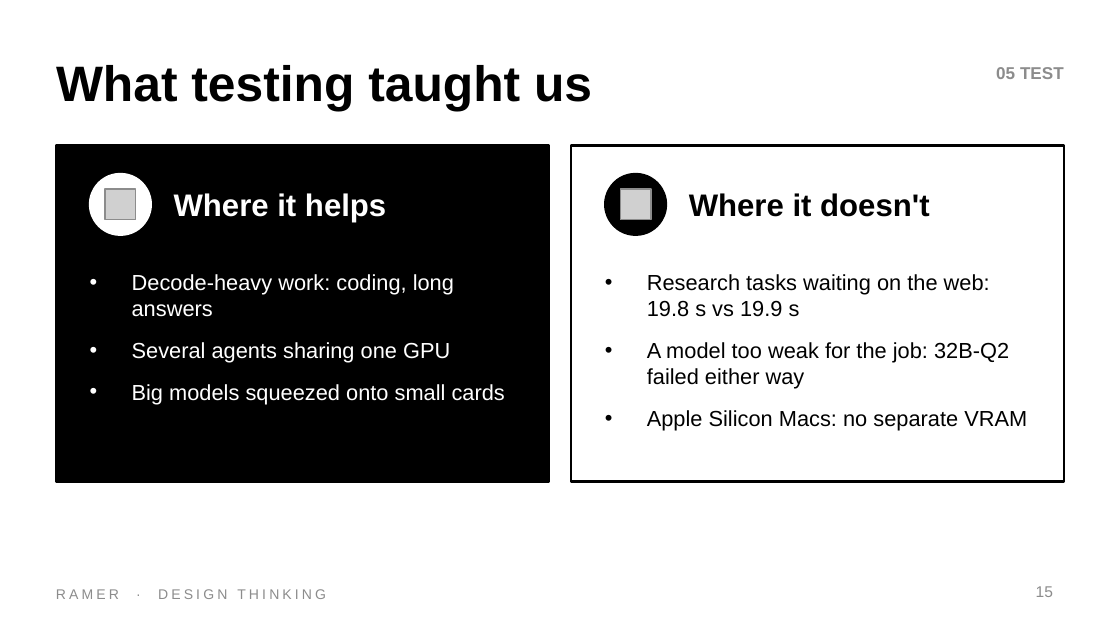
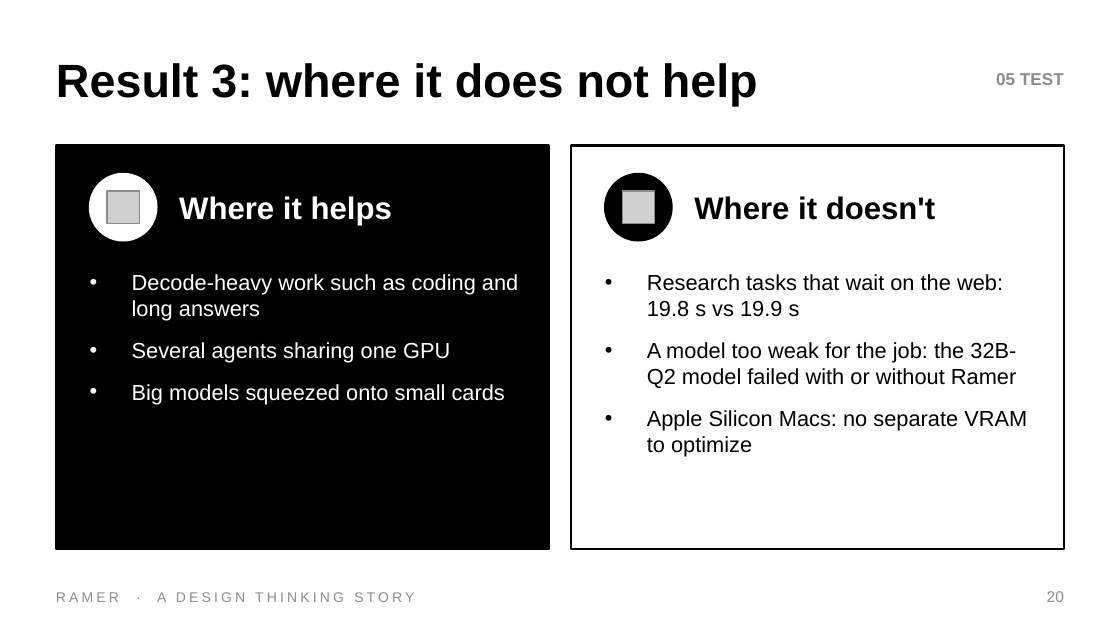
Before and after one commit to DrNeel11/tvarin, a slide deck: slide 20 of docs/Ramer_Design_Thinking.pptx (slide 15 before the commit). Drawn at 1120x630 pixels with LibreOffice and Linux fonts; fonts in the diff are those of the drawing; grey boxes stand for pictures. Boxes give left, top, right and bottom in pixels: in the first picture for what was removed or moved away, otherwise in the second. Text is boxed around its words. In the diff, an @@ line names an element or a change of style, - is before the commit and + after.

```diff
--- a/docs/Ramer_Design_Thinking.pptx
+++ b/docs/Ramer_Design_Thinking.pptx
@@ text "05 TEST" at (996, 73, 1064, 85): less space between paragraphs @@
@@ text at (56, 63, 758, 106): text changed; size 32 to 30 pt @@
-What testing taught us
+Result 3: where it does not help
@@ rectangle: place and size @@
-rectangle at (56, 146, 549, 482)
+rectangle at (56, 146, 549, 549)
@@ rectangle: place and size @@
-rectangle at (571, 146, 1064, 482)
+rectangle at (571, 146, 1064, 549)
@@ ellipse: place and size @@
-ellipse at (90, 174, 151, 235)
+ellipse at (90, 174, 157, 241)
@@ text "Where it helps": place and size @@
-text "Where it helps" at (174, 193, 386, 223)
+text "Where it helps" at (179, 196, 392, 225)
@@ ellipse: place and size @@
-ellipse at (605, 174, 666, 235)
+ellipse at (605, 174, 672, 241)
@@ text "Where it doesn't": place and size @@
-text "Where it doesn't" at (689, 193, 929, 217)
+text "Where it doesn't" at (694, 196, 935, 220)
@@ text at (132, 274, 518, 321): text changed @@
-• Decode-heavy work: coding, long answers
+• Decode-heavy work such as coding and long answers
@@ text at (647, 274, 1027, 457): text changed @@
-• Research tasks waiting on the web: 19.8 s vs 19.9 s
-• A model too weak for the job: 32B-Q2 failed either way
-• Apple Silicon Macs: no separate VRAM
+• Research tasks that wait on the web: 19.8 s vs 19.9 s
+• A model too weak for the job: the 32B-Q2 model failed with or without Ramer
+• Apple Silicon Macs: no separate VRAM to optimize
@@ text removed at (56, 589, 326, 599) @@
-RAMER · DESIGN THINKING
@@ text added at (56, 592, 414, 602), 9 pt, text #8C8C8C @@
+RAMER · A DESIGN THINKING STORY
@@ page number removed at (1036, 586, 1053, 597) @@
-15
@@ text added at (1047, 591, 1064, 602), 10 pt, text #8C8C8C @@
+20
```
Also in this commit, not shown: 9 other slides changed, 11 slides added, 6 slides removed.
